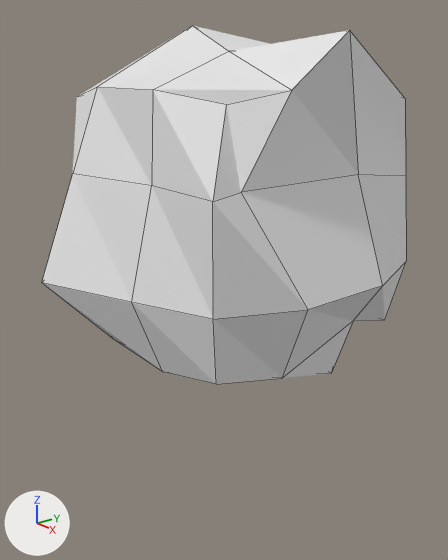
What one commit did to the Blender file assets/obstacles/Asteroid.blend.
Camera for both pictures: a 50 mm camera at (3.59, -3.42, 3.71) aimed at (-0.25, -0.38, 2.04). Lighting does not change. The marker at lower left points along +X, +Y and +Z. Mesh edges are drawn as thin lines.
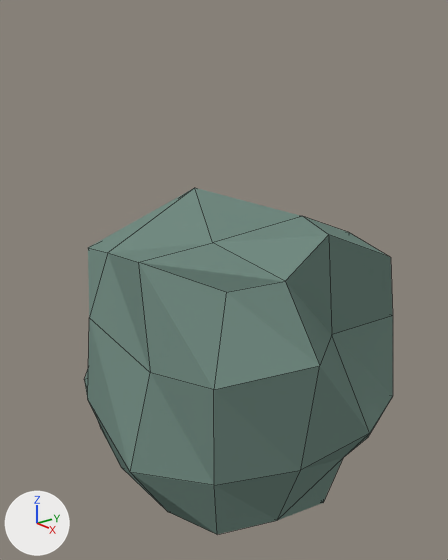
The change, as a list of edits to the scene's bpy script:
```text
Add mat_material:
    mat_material = diffuse_material('Material')
    mat_material.base_color = (0.172, 0.26, 0.224)  # green #738b82
Change me_cube_001:
    where me_cube_001.from_pydata(...)  # 56 vertices, 54 faces; spans x -1.25..1.2, y -1.52..1.24, z -1.46..1.42
    used by ob_cube; location = (-0.248, -0.253, 2.591)
    me_cube_001 part 1
    me_cube_001.vertices[1].co: (0.87, 0.92, -0.9) -> (0.88, 0.81, -0.75)  # pixel (384, 320) -> pixel (368, 437)
    me_cube_001.vertices[5].co: (-0.93, 0.92, -0.9) -> (-0.68, 0.79, -0.75)
    me_cube_001.vertices[15].co: (1.13, -0.05, 1.33) -> (0.99, 0.02, 1.26)  # pixel (349, 30) -> pixel (328, 234)
    me_cube_001.vertices[19].co: (-1.02, 0.31, -0.01) -> (-0.75, -0.85, 0.28)
    me_cube_001.vertices[21].co: (0.34, -0.97, 0.99) -> (0.24, -1.07, 1.09)  # pixel (152, 89) -> pixel (138, 262)
    me_cube_001.vertices[25].co: (-0.69, 1.16, 0.17) -> (-0.61, 0.92, 0.22)
    me_cube_001.vertices[26].co: (-1.02, 0.39, 0.99) -> (-1.02, 0.24, 0.86)
    me_cube_001.vertices[28].co: (-0.4, 1.01, -0.99) -> (-0.35, 0.84, -0.81)
    me_cube_001.vertices[29].co: (0.34, 1.01, -0.99) -> (0.38, 0.79, -0.99)
    me_cube_001.vertices[32].co: (-0.41, 0.4, -1.23) -> (-0.26, 0.41, -1.14)
    me_cube_001.vertices[34].co: (-0.41, -0.37, -1.46) -> (-0.38, -0.36, -1.41)
    me_cube_001.vertices[37].co: (-0.41, 0.4, 1.22) -> (-0.29, 0.4, 1.05)
    me_cube_001.vertices[38].co: (0.36, -0.37, 1.22) -> (0.26, -0.44, 1.12)  # pixel (228, 51) -> pixel (212, 242)
    me_cube_001.vertices[40].co: (-0.41, 1.24, -0.39) -> (-0.36, 0.98, -0.44)
    me_cube_001.vertices[42].co: (0.36, 0.87, -0.39) -> (0.11, 0.76, -0.44)
    me_cube_001.vertices[44].co: (-1.23, -0.21, -0.39) -> (-1.03, -0.17, -0.38)
    me_cube_001.vertices[46].co: (-1.25, 0.4, -0.39) -> (-1.05, 0.4, -0.21)
    me_cube_001.vertices[48].co: (0.36, -1.21, -0.39) -> (0.53, -1.39, -0.32)  # pixel (131, 302) -> pixel (130, 472)
    me_cube_001.vertices[49].co: (0.36, -1.02, 0.38) -> (0.47, -1.15, 0.36)  # pixel (151, 185) -> pixel (150, 372)
    me_cube_001.vertices[50].co: (-0.41, -1.52, -0.39) -> (-0.42, -1.23, -0.23)  # pixel (41, 282) -> pixel (87, 399)
    me_cube_001.vertices[51].co: (-0.41, -1.21, 0.38) -> (-0.45, -1.15, 0.47)  # pixel (72, 173) -> pixel (89, 317)
    me_cube_001.vertices[53].co: (0.9, 0.4, 0.38) -> (0.82, 0.32, 0.36)  # pixel (358, 174) -> pixel (331, 334)
    me_cube_001.vertices[55].co: (0.89, -0.7, 0.38) -> (1.29, -0.32, 0.47)  # pixel (241, 192) -> pixel (319, 365)
    add me_cube_001.materials.append(mat_material)  # green #738b82
Change ob_cube:
    ob_cube.location: (-0.248, -0.253, 2.591) -> (-0.248, -0.253, 1.347)
```

What differs and where, as boxes (x1, y1, x2, y2) in the pictures (448 x 560 px):
'Cube', recoloured, reshaped, moved (grey to green, 15% narrower)
    before: (42, 26, 406, 384)
    after: (84, 188, 393, 534)
